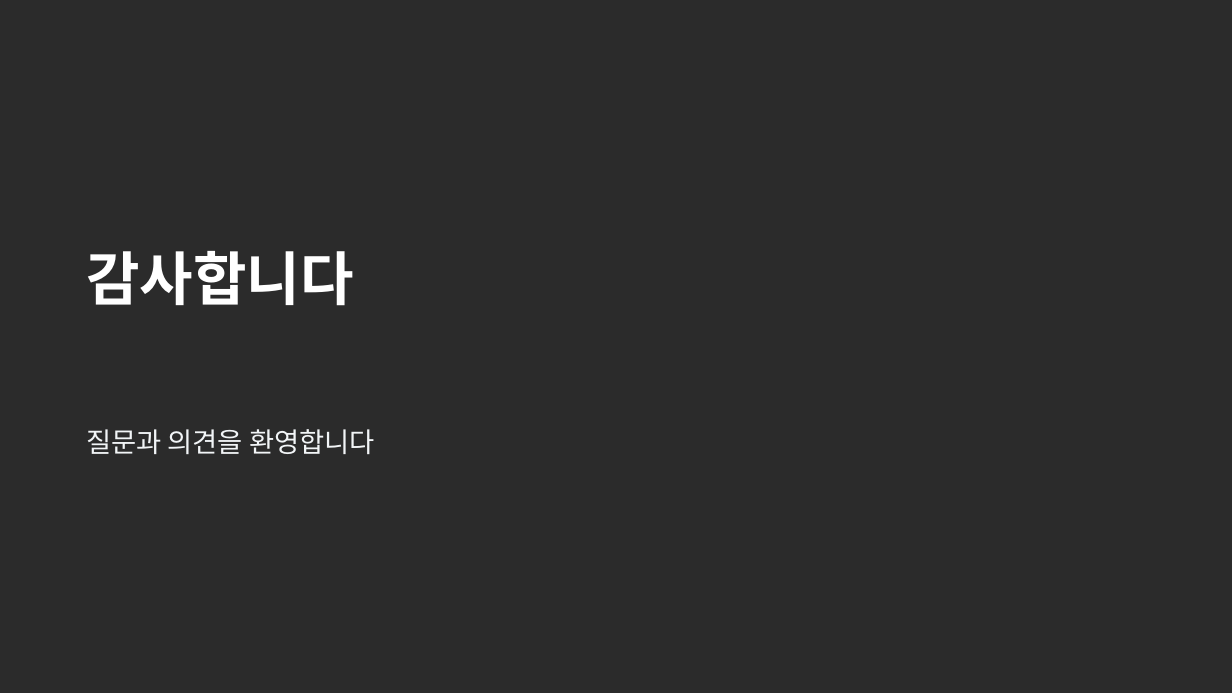
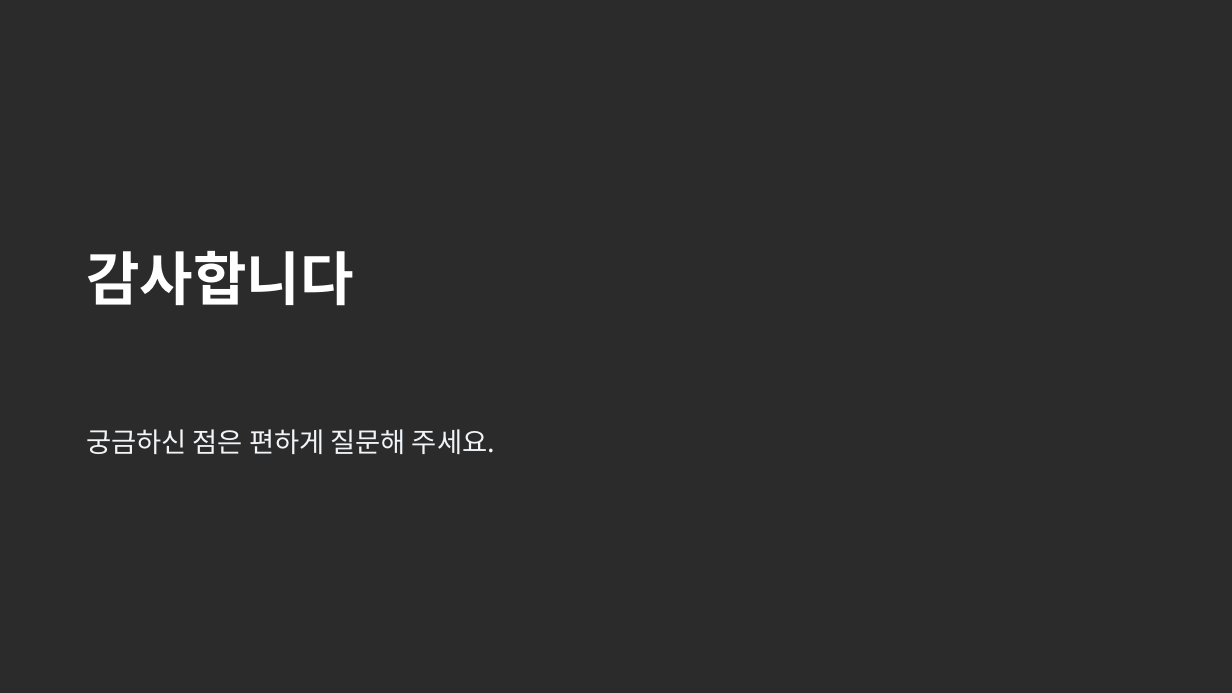
Before and after one commit to busan-itt/PPT, a slide deck: slide 19 of busan_itt_presentation.pptx (slide 18 before the commit). Drawn at 1232x693 pixels with LibreOffice and Linux fonts; fonts in the diff are those of the drawing; background and template pictures are left out; a plain dark background stands for a picture behind light text. Boxes give left, top, right and bottom in pixels: in the first picture for what was removed or moved away, otherwise in the second. Text is boxed around its words. In the diff, an @@ line names an element or a change of style, - is before the commit and + after.

```diff
--- a/busan_itt_presentation.pptx
+++ b/busan_itt_presentation.pptx
@@ text at (x1=86, y1=429, x2=495, y2=454): text changed @@
-질문과 의견을 환영합니다
+궁금하신 점은 편하게 질문해 주세요.
```
Also in this commit, not shown: 10 other slides changed, 8 slides added, 7 slides removed, 2 other files.
